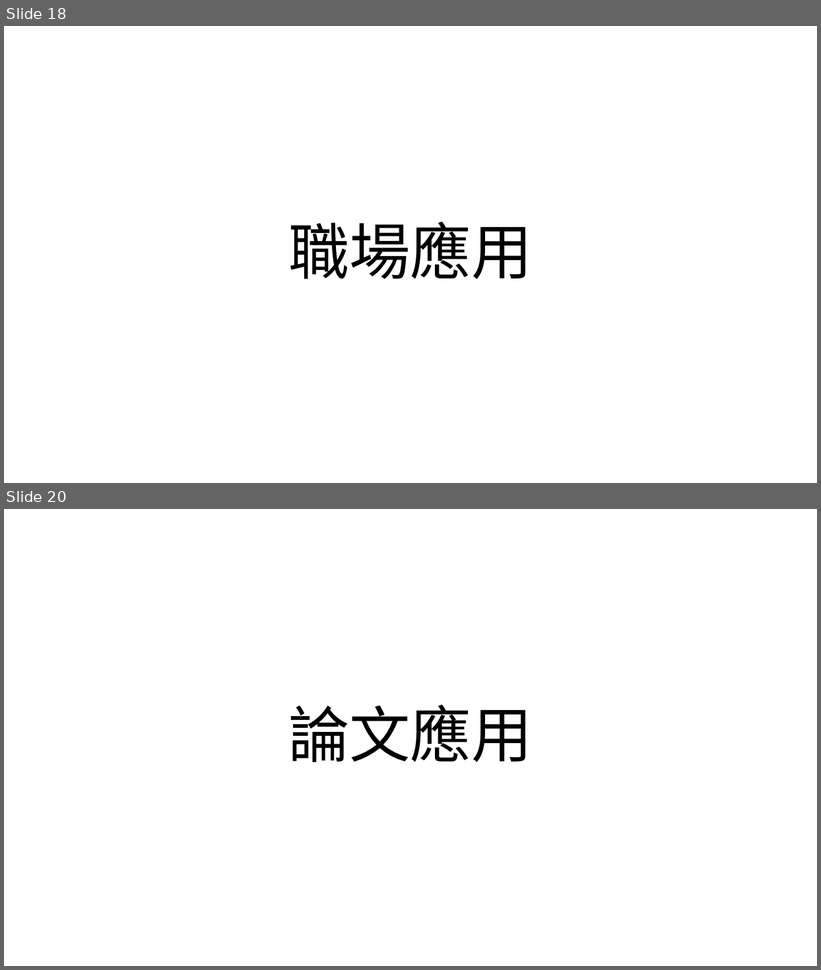
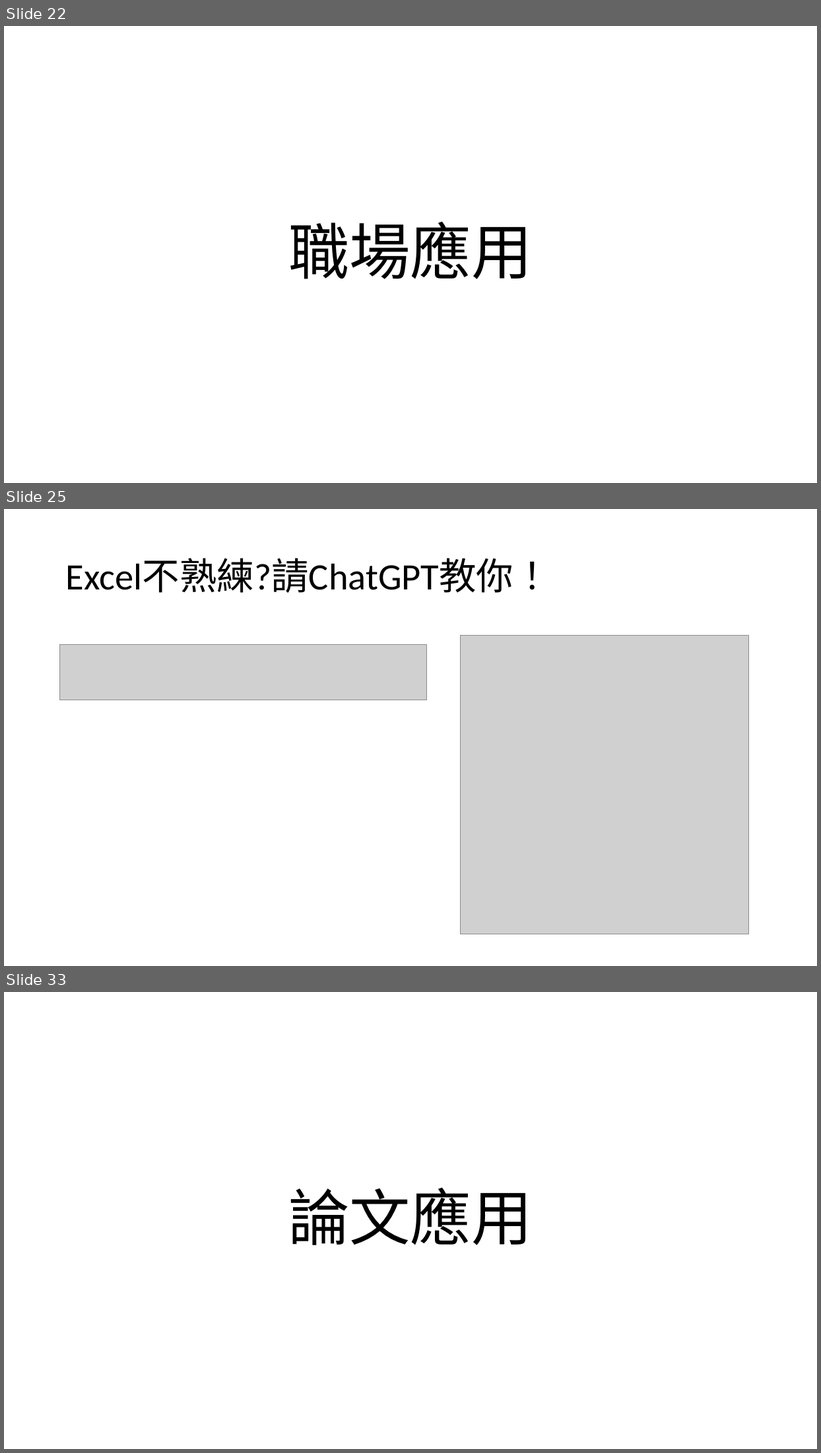
Before and after one commit to 10994015/0927speech, a slide deck: ppt草稿.pptx. Shown one above the other, each under a label of ours: slides 18 and 20 before the commit, slides 22, 25 and 33 after it; the slides between them are not shown. The pictures are 821x970 and 821x1453 pixels, drawn with LibreOffice and Linux fonts; fonts in the diff are those of the drawing; grey boxes stand for pictures. Boxes give left, top, right and bottom in pixels: in the first picture for what was removed or moved away, otherwise in the second. Text is boxed around its words. In the diff, an @@ line names an element or a change of style, - is before the commit and + after.

```diff
--- a/ppt草稿.pptx
+++ b/ppt草稿.pptx
@@ slide 25 added at box(4, 509, 817, 966), background #FFFFFF @@
@@ title added at box(66, 558, 551, 593), 44 pt, text #000000 @@
+Excel不熟練?請ChatGPT教你！
@@ picture added at box(60, 644, 426, 700) @@
@@ picture added at box(460, 636, 748, 935) @@
@@ what was slide 18 is now slide 22 @@
@@ what was slide 20 is now slide 33 @@
```
Also in this commit, not shown: 1 slide changed, 15 other slides added, 16 other files.
